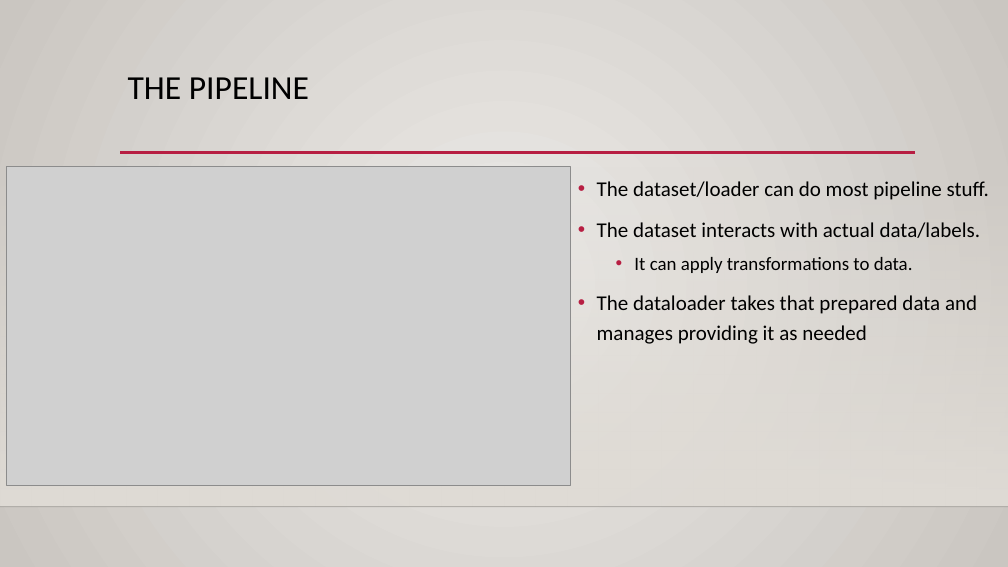
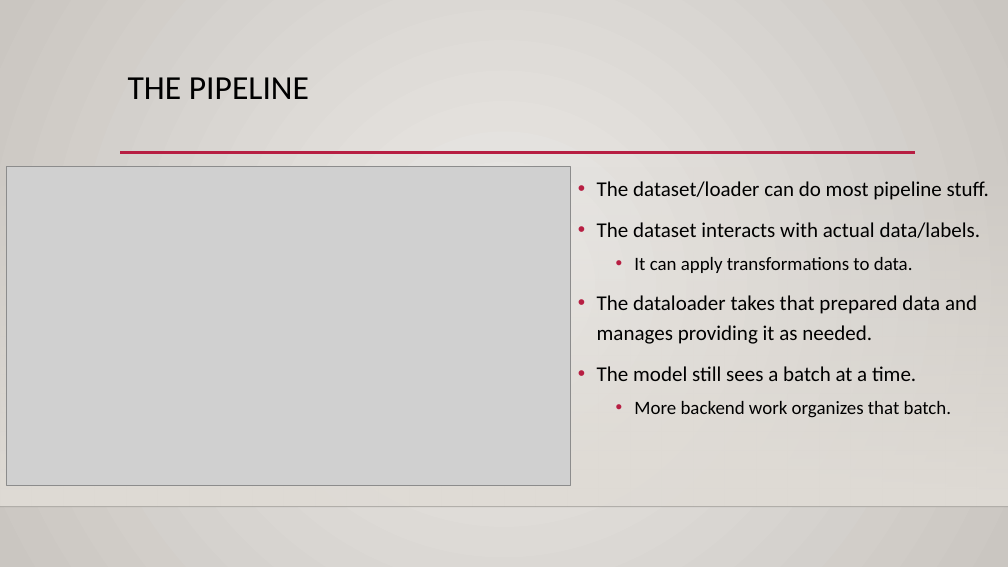
Before and after one commit to AkeemSemperDataScience/Intro_to_Machine_Learning_Students, a slide deck: slide 20 of reference_content/Slides/pytorch_data.pptx (slide 6 before the commit). Drawn at 1008x567 pixels with LibreOffice and Linux fonts; fonts in the diff are those of the drawing; grey boxes stand for pictures; background and template pictures are left out. Boxes give left, top, right and bottom in pixels: in the first picture for what was removed or moved away, otherwise in the second. Text is boxed around its words. In the diff, an @@ line names an element or a change of style, - is before the commit and + after.

```diff
--- a/reference_content/Slides/pytorch_data.pptx
+++ b/reference_content/Slides/pytorch_data.pptx
@@ text at (x1=597, y1=295, x2=977, y2=418): text changed @@
-• The dataloader takes that prepared data and manages providing it as needed
+• The dataloader takes that prepared data and manages providing it as needed.
+• The model still sees a batch at a time.
+  • More backend work organizes that batch.
```
Also in this commit, not shown: 6 other slides changed, 20 slides added, 2 slides removed, 5 other files.
